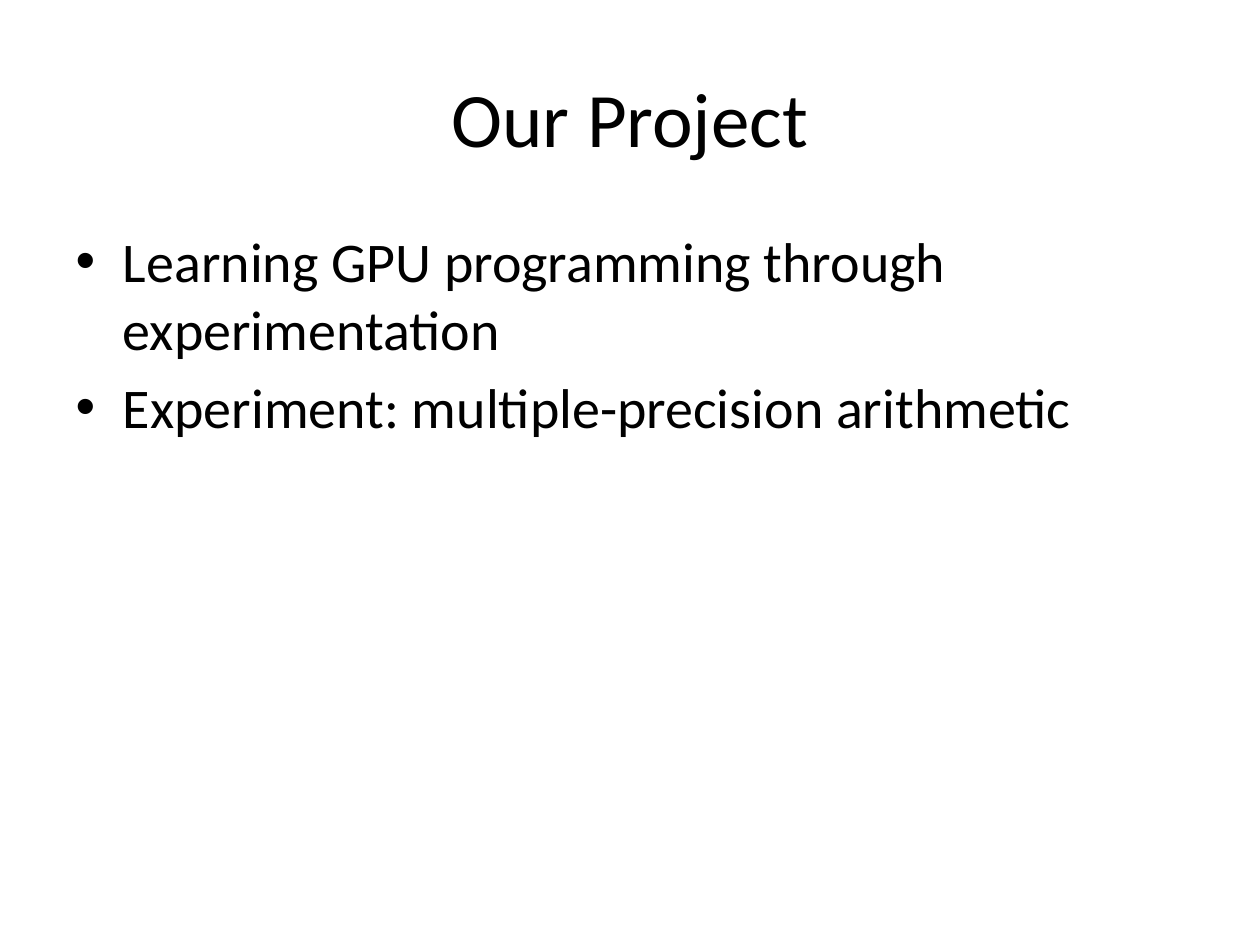
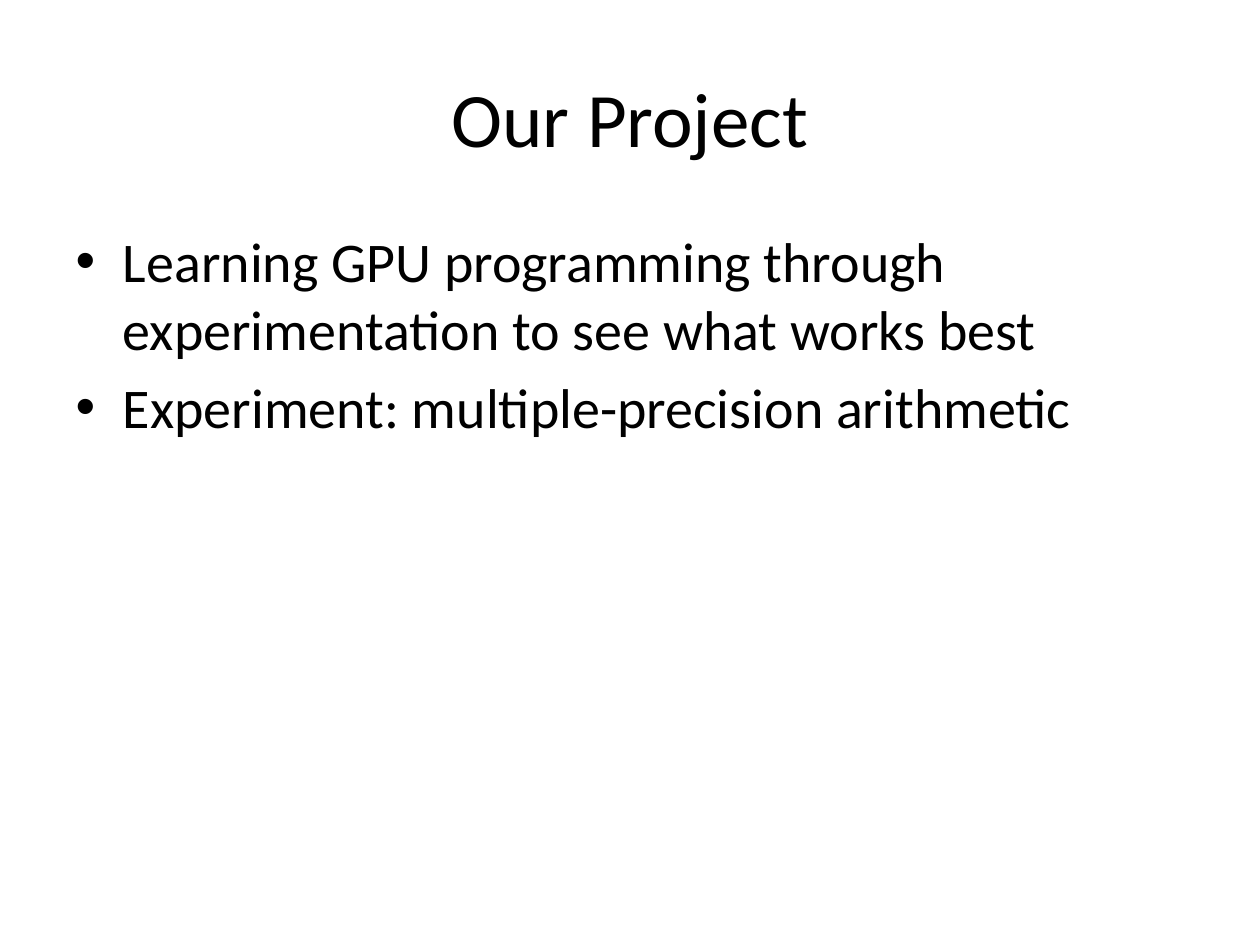
Before and after one commit to sahandKashani/CUDA-multiprecision-arithmetic-code-generator, a slide deck: slide 4 of report/Presentation.pptx. Drawn at 1260x945 pixels with LibreOffice and Linux fonts; fonts in the diff are those of the drawing. Boxes give left, top, right and bottom in pixels: in the first picture for what was removed or moved away, otherwise in the second. Text is boxed around its words. In the diff, an @@ line names an element or a change of style, - is before the commit and + after.

```diff
--- a/report/Presentation.pptx
+++ b/report/Presentation.pptx
@@ text at bbox=[123, 243, 1035, 359]: text changed @@
-• Learning GPU programming through experimentation
+• Learning GPU programming through experimentation to see what works best
```
Also in this commit, not shown: 3 other slides changed, 6 slides added, 37 other files.
